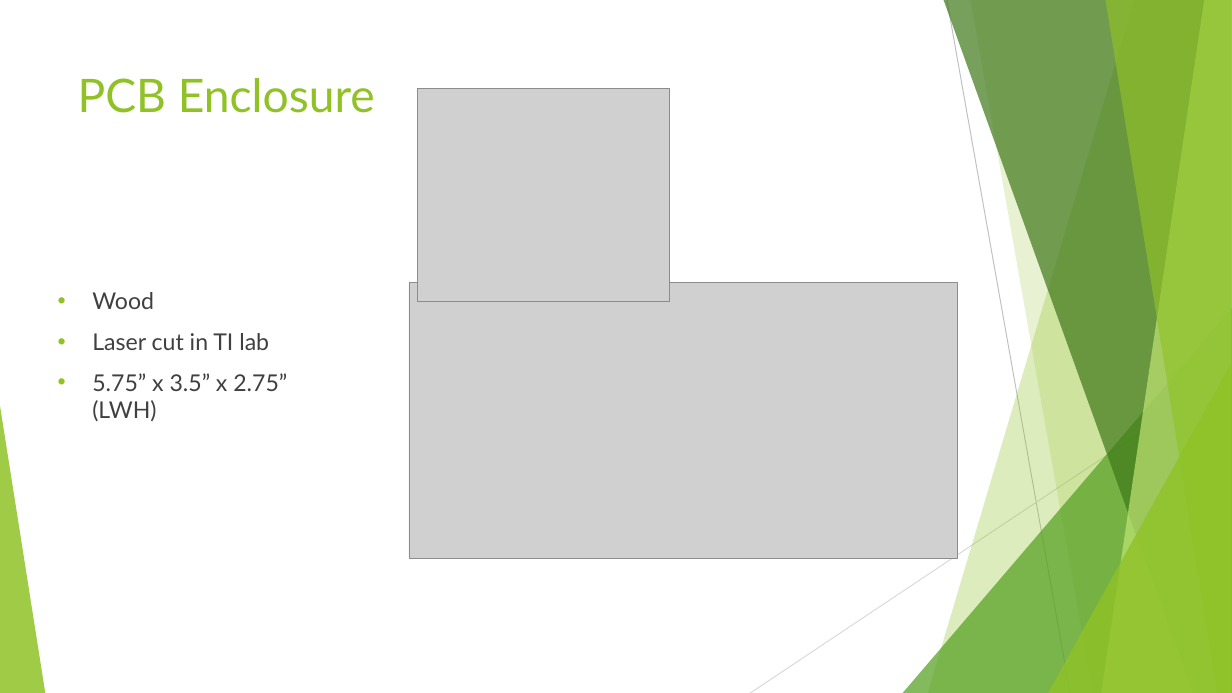
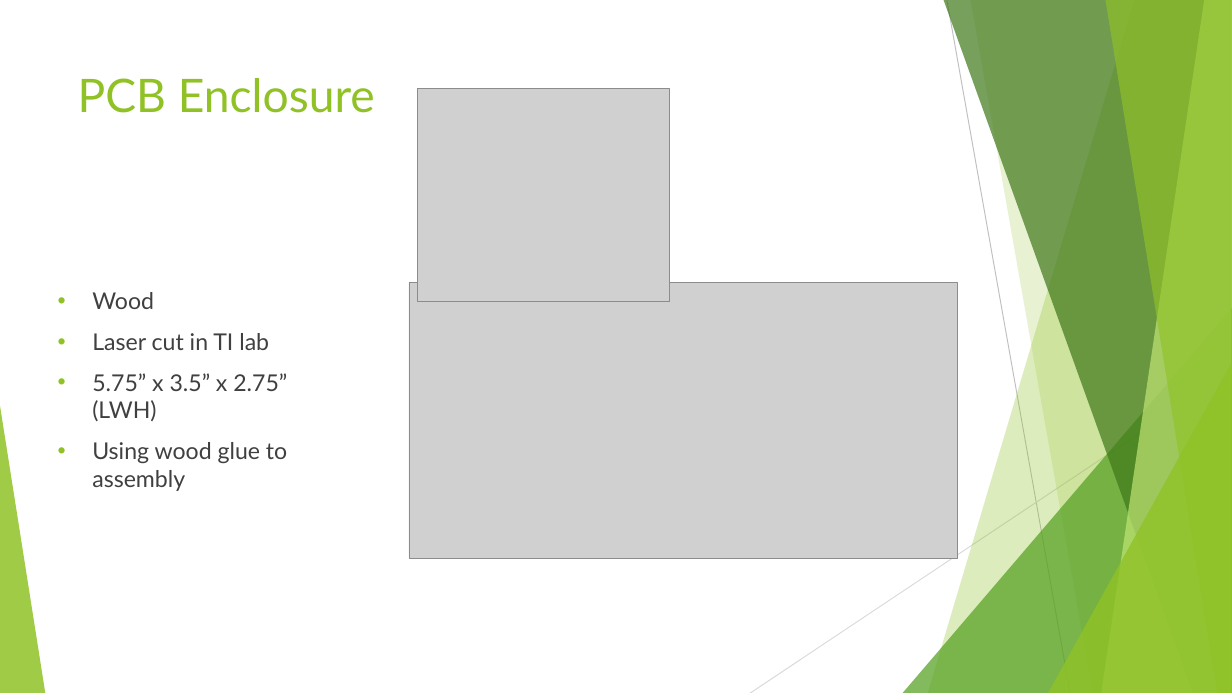
Before and after one commit to annavaykean/seniordesign_protoype, a slide deck: slide 12 of FinalPresentation.pptx. Drawn at 1232x693 pixels with LibreOffice and Linux fonts; fonts in the diff are those of the drawing; grey boxes stand for pictures. Boxes give left, top, right and bottom in pixels: in the first picture for what was removed or moved away, otherwise in the second. Text is boxed around its words. In the diff, an @@ line names an element or a change of style, - is before the commit and + after.

```diff
--- a/FinalPresentation.pptx
+++ b/FinalPresentation.pptx
@@ text at [92, 442, 287, 491]: paragraph added @@
+• Using wood glue to assembly
```
Also in this commit, not shown: 2 other slides changed.
